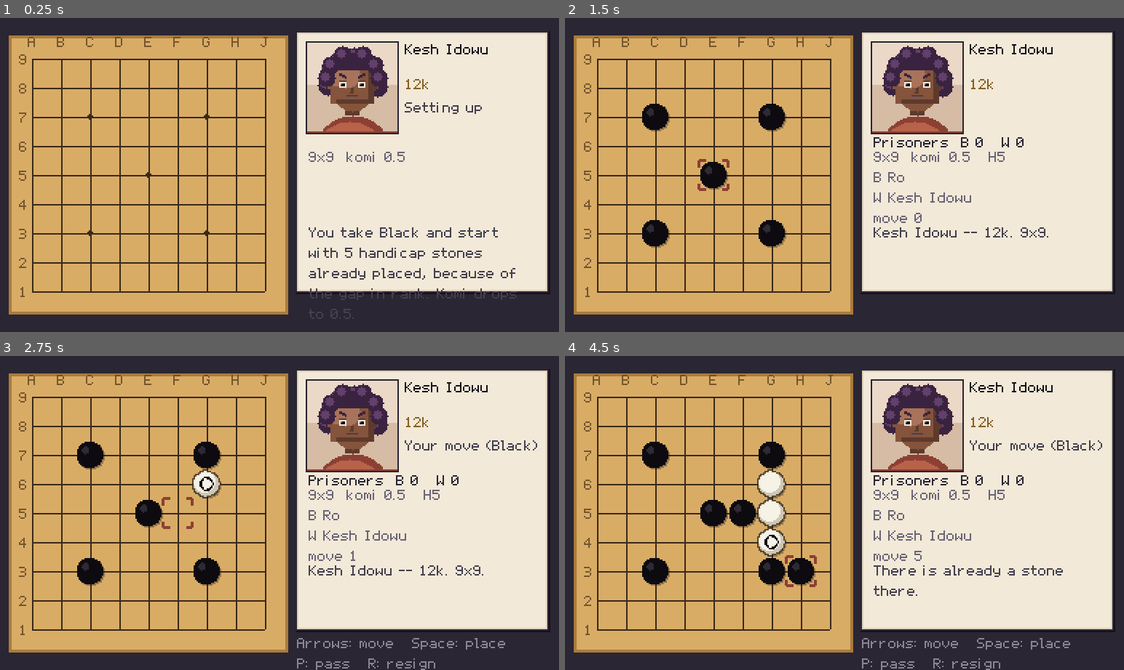
Above: before the commit, frames 1-4 (two rows, left to right).
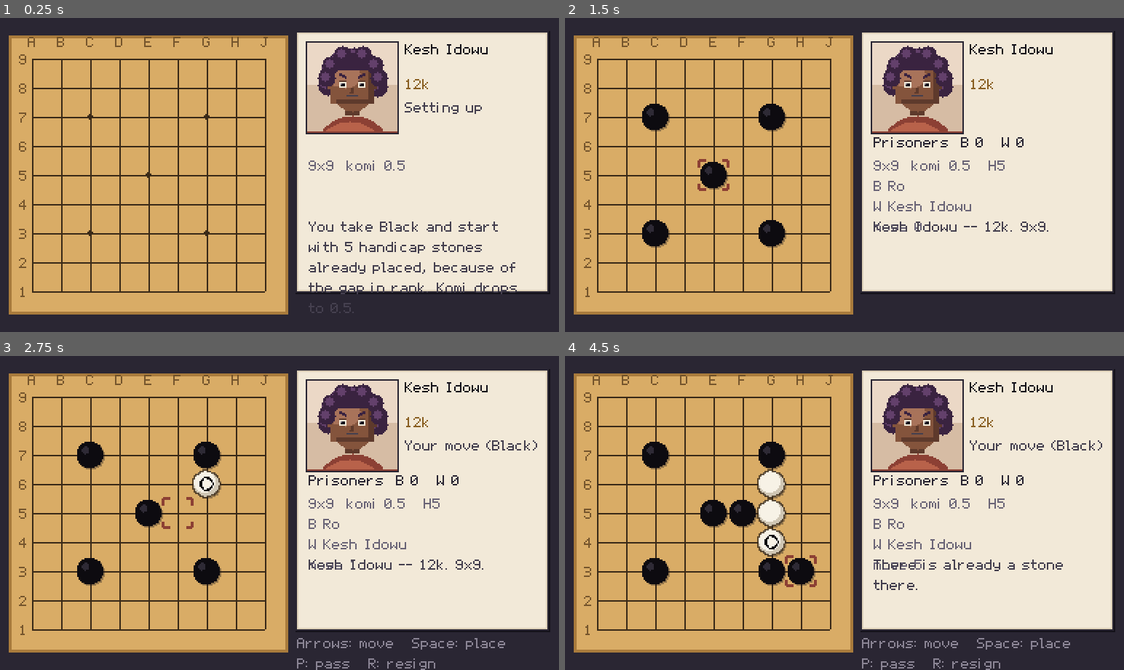
Above: after the commit, the same moments.

Repository: jmilne22/ninepoint
Game: Godot game, scene res://src/go_ui/go_match.tscn
Same seed, same stepped clock (60 frames per second), same inputs: the game is played once before the commit and once after it. This scene is started directly instead of the project's main scene.
Inputs (mouse positions are in pixels of both pictures, inside the frame that each line leads up to):
- Up to frame 1 (0.25 s): no input
- Up to frame 2 (1.5 s): tap Enter at 0.5 s; move the mouse to (715, 175) at 0.52 s; hold Right (move_right) 0.53-1.28 s; tap Space (go_confirm) at 0.6, 1.25 s; click (715, 175) at 0.67 s; move the mouse to (732, 190) at 1.27 s; hold Down (move_down) from 1.28 s (still down); tap P (go_pass) at 1.35 s
- Up to frame 3 (2.75 s): move the mouse to (335, 443) at 2.02 s; release Down (move_down) at 2.03 s; hold Right (move_right) from 2.03 s (still down); hold R (go_resign) from 2.03 s (still down)
- Up to frame 4 (4.5 s): tap Space (go_confirm) at 2.75 s; move the mouse to (816, 575) at 2.77 s; release Right (move_right) at 2.78 s; release R (go_resign) at 2.78 s; hold Up (move_up) 2.78-3.53 s; tap Enter at 2.85 s; click (816, 575) at 2.92 s; move the mouse to (1012, 560) at 3.52 s; hold Left (move_left) from 3.53 s (still down); tap E at 3.6 s; move the mouse to (676, 465) at 4.27 s; tap Z at 4.35 s

The runs differ from the first frame. In frame 1, 2.3% of the frame differs, in the area x 55-93%, y 42-96%; in frame 2, 1.3%; in frame 3, 1.2%; in frame 4, 1.4%.

Commit message:
M37: text fits
The dialogue box pages a line that would pass its fourth row, moves to the
top of the screen when the people talking stand in the bottom half, and
keeps the arrow off the text. The toast is sized to its text; the journal
is capped at two lines; the match panel's rows no longer overlap.

Co-Authored-By: Claude Fable 5.1 <noreply@anthropic.com>
Claude-Session: https://claude.ai/code/session_01VXkksbaPQns7B8ZUcvCdbD

Diff:
--- a/src/go_ui/go_match.gd
+++ b/src/go_ui/go_match.gd
@@ -146,11 +146,15 @@
     _turn = _label(_panel, Vector2(76, 50), 92, 9, "#45404f")
 
     _captures = _label(_panel, Vector2(10, 74), 156, 9, "#2a2633")
-    _details = _label(_panel, Vector2(10, 84), 156, 9, "#6b6577")
+    # Rows measured against the font's 11 px line height: captures at 74, the
+    # details from 90, and the table talk's four rows from 132 to 176, the
+    # panel's inner edge. They used to overlap by a pixel at the top and sit on
+    # the frame at the bottom.
+    _details = _label(_panel, Vector2(10, 90), 156, 9, "#6b6577")
     _details.autowrap_mode = TextServer.AUTOWRAP_WORD_SMART
-    _details.size.y = 46
-
-    _message = _label(_panel, Vector2(10, 136), 156, 9, "#45404f")
+    _details.size.y = 40
+
+    _message = _label(_panel, Vector2(10, 132), 156, 9, "#45404f")
     _message.autowrap_mode = TextServer.AUTOWRAP_WORD_SMART
     _message.size.y = 44
 
--- a/src/rpg/world.gd
+++ b/src/rpg/world.gd
@@ -108,6 +108,7 @@
     hud.name = "Hud"
     add_child(hud)
     dialogue = DialogueBox.new()
+    dialogue.anchor = player
     dialogue.name = "DialogueBox"
     add_child(dialogue)
     league_board = LeagueBoard.new()
--- a/src/ui/dialogue_box.gd
+++ b/src/ui/dialogue_box.gd
@@ -9,6 +9,17 @@
 
 const CHARS_PER_SECOND := 90.0
 const BOX_RECT := Rect2(4, 140, 376, 72)
+## The same box along the top edge, for when the people talking are standing
+## where the bottom one would cover them.
+const BOX_TOP_Y := 4.0
+## Text rect: 288 px beside a portrait (354 without one) by four rows of the
+## font's 11 px line height.
+const TEXT_H := 44
+
+## Whoever the box should keep on screen. The World sets it to the player: a
+## conversation happens where the player is standing, and a box that covers
+## both people talking is a box over the wrong third of the screen.
+var anchor: Node2D = null
 const EXPRESSIONS := {"neutral": 0, "happy": 1, "annoyed": 2}
 
 var running: bool = false
@@ -80,8 +91,10 @@
     _text.add_theme_color_override("font_color", Color("#14121a"))
     _panel.add_child(_text)
 
+    # On the frame, outside the text rect, so a long fourth row cannot run
+    # into it.
     _more = Label.new()
-    _more.position = Vector2(354, 56)
+    _more.position = Vector2(364, 58)
     _more.text = "▼"
     _more.add_theme_font_size_override("font_size", 9)
     _more.add_theme_color_override("font_color", Color("#8a6023"))
@@ -95,7 +108,19 @@
 
 
 func show_box() -> void:
+    _panel.position.y = BOX_TOP_Y if _anchor_is_low() else BOX_RECT.position.y
     _root.visible = true
+
+
+## Is the anchor standing in the bottom half of the screen, where the box goes?
+func _anchor_is_low() -> bool:
+    if anchor == null or not is_instance_valid(anchor):
+        return false
+    var cam := get_viewport().get_camera_2d()
+    if cam == null:
+        return false
+    var top := cam.get_screen_center_position().y - UiKit.VIEW.y * 0.5
+    return anchor.global_position.y - top > UiKit.VIEW.y * 0.55
 
 
 func hide_box() -> void:
@@ -124,7 +149,8 @@
         _set_speaker(who, str(n.get("portrait", "neutral")))
 
         for line in n.get("text", []):
-            await _say(str(line))
+            for page in _pages(str(line)):
+                await _say(page)
 
         if n.has("choices"):
             var options: Array = []
@@ -180,6 +206,29 @@
     _text.position.x = 78 if tex != null else 12
     _text.size.x = 288 if tex != null else 354
     _choice_box.position.x = _text.position.x
+    _choice_box.size.x = _text.size.x
+
+
+## A line that would run past the fourth row is shown a sentence at a time.
+## The writing rules keep lines short enough that this rarely fires; it is here
+## so that when it does, the text is paged rather than drawn over the frame.
+func _pages(line: String) -> PackedStringArray:
+    var width := int(_text.size.x)
+    if UiKit.text_height(line, width) <= TEXT_H:
+        return PackedStringArray([line])
+    var pages := PackedStringArray()
+    var current := ""
+    for sentence in line.split(". "):
+        var piece := sentence if sentence.ends_with(".") else sentence + "."
+        var candidate := piece if current == "" else current + " " + piece
+        if current != "" and UiKit.text_height(candidate, width) > TEXT_H:
+            pages.append(current)
+            current = piece
+        else:
+            current = candidate
+    if current != "":
+        pages.append(current)
+    return pages
 
 
 func _say(line: String) -> void:
@@ -205,6 +254,7 @@
     for o in options:
         var l := Label.new()
         l.text = "  " + str(o.get("text", "..."))
+        l.autowrap_mode = TextServer.AUTOWRAP_WORD_SMART
         l.add_theme_font_size_override("font_size", 9)
         l.add_theme_color_override("font_color", Color("#45404f"))
         _choice_box.add_child(l)
--- a/src/ui/hud.gd
+++ b/src/ui/hud.gd
@@ -39,6 +39,7 @@
     _toast = Label.new()
     _toast.position = Vector2(8, 4)
     _toast.size = Vector2(352, 12)
+    _toast.autowrap_mode = TextServer.AUTOWRAP_WORD_SMART
     _toast.add_theme_font_size_override("font_size", 9)
     _toast.add_theme_color_override("font_color", Color("#f2d791"))
     _toast_panel.add_child(_toast)
@@ -50,6 +51,7 @@
     _journal.horizontal_alignment = HORIZONTAL_ALIGNMENT_RIGHT
     _journal.autowrap_mode = TextServer.AUTOWRAP_WORD_SMART
     _journal.size.y = 24
+    _journal.max_lines_visible = 2
     _journal.vertical_alignment = VERTICAL_ALIGNMENT_BOTTOM
 
     EventBus.interaction_available.connect(_on_prompt)
@@ -88,6 +90,11 @@
     if text.strip_edges() == "":
         return
     _toast.text = text
+    # Sized to the text: the southbound tram's refusal was 439 px wide on a
+    # 384 px screen, and the last three words were off the edge.
+    var h := UiKit.text_height(text, 352)
+    _toast.size.y = h
+    _toast_panel.size.y = h + 8
     _toast_panel.visible = true
     _toast_t = TOAST_TIME
 
--- a/tests/test_data.gd
+++ b/tests/test_data.gd
@@ -630,6 +630,8 @@
                 var text := str(line)
                 t.ok(text.length() <= 110,
                     "%s: '%s' line fits the box (%d chars)" % [path, key, text.length()])
+                t.ok(UiKit.text_height(text, 288) <= 44,
+                    "%s: '%s' line wraps to four rows beside a portrait" % [path, key])
                 var low := text.to_lower()
                 for w in BANNED_WORDS:
                     t.ok(low.find(w) < 0, "%s: '%s' does not mention '%s'" % [path, key, w])
